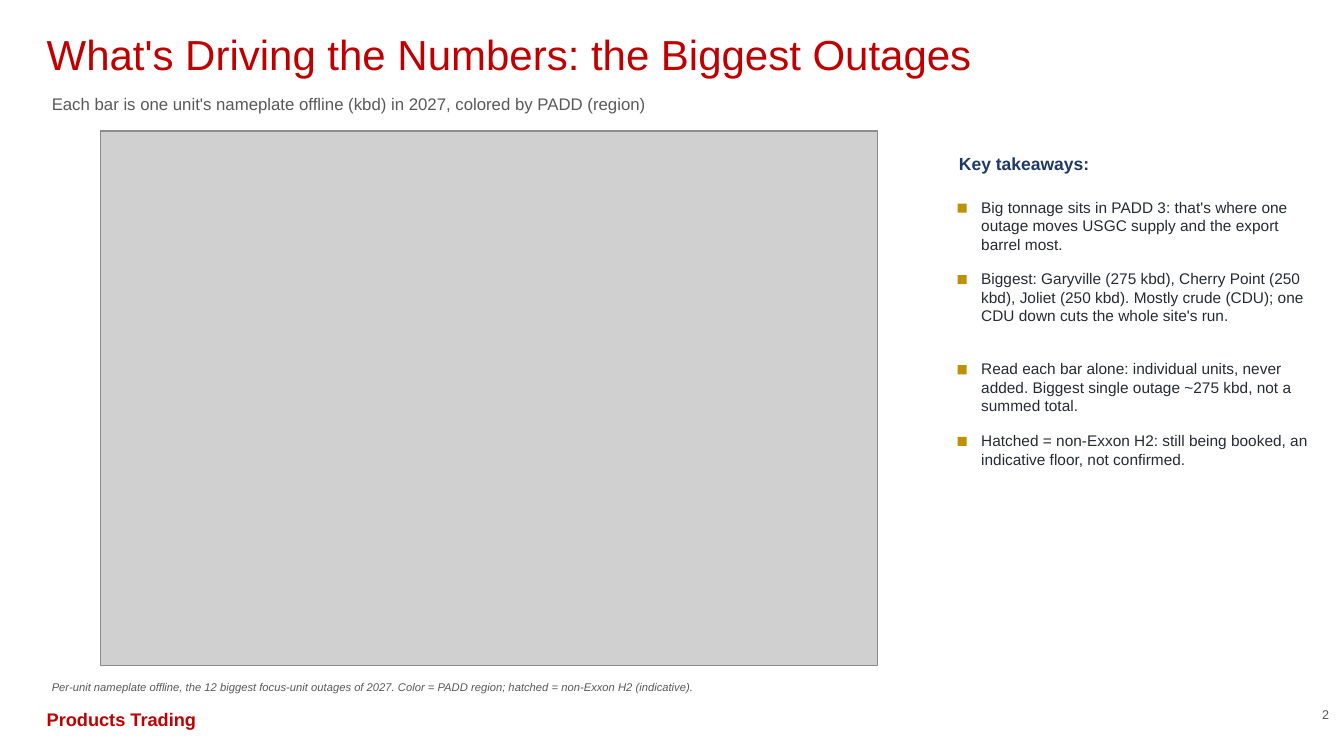
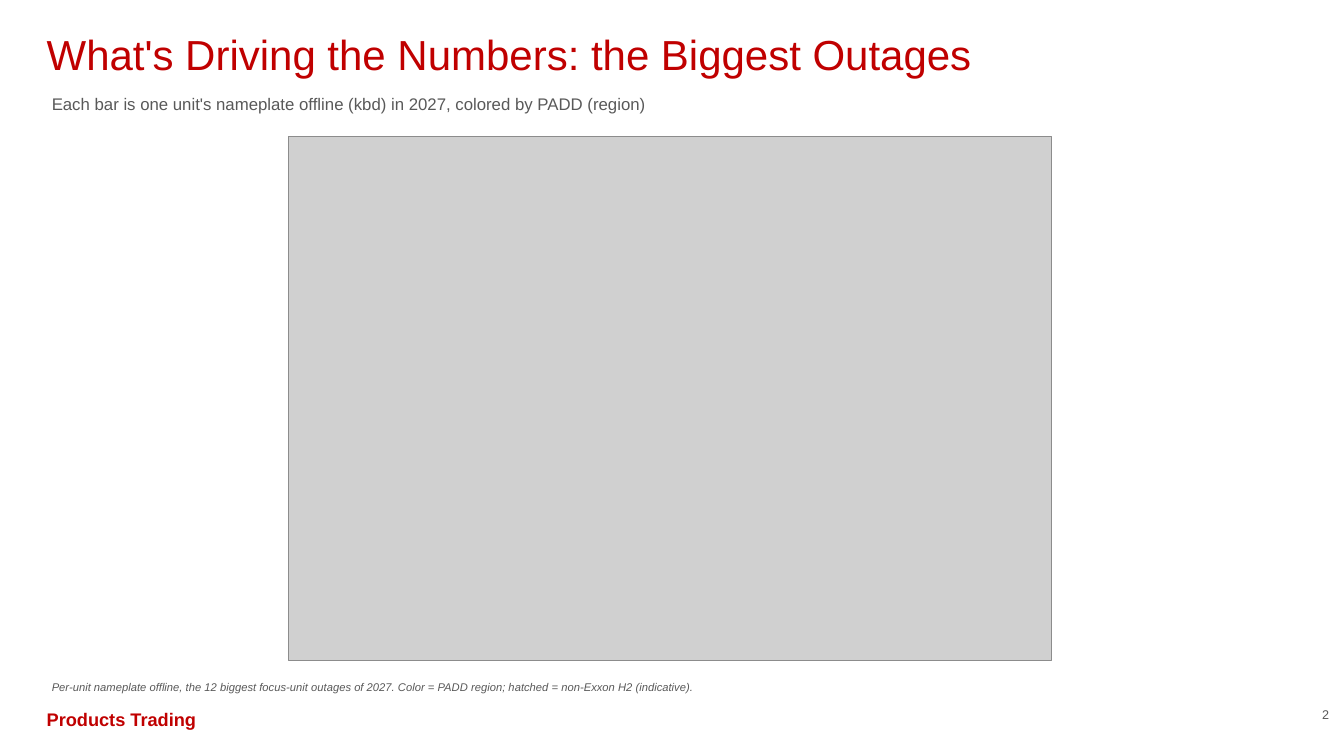
Before and after one commit to HoldenCole/Outages-script, a slide deck: slide 3 of output/outage_deck.pptx. Drawn at 1344x756 pixels with LibreOffice and Linux fonts; fonts in the diff are those of the drawing; grey boxes stand for pictures. Boxes give left, top, right and bottom in pixels: in the first picture for what was removed or moved away, otherwise in the second. Text is boxed around its words. In the diff, an @@ line names an element or a change of style, - is before the commit and + after.

```diff
--- a/output/outage_deck.pptx
+++ b/output/outage_deck.pptx
@@ picture: place and size @@
-picture at bbox=[101, 131, 878, 665]
+picture at bbox=[289, 136, 1053, 660]
@@ text removed at bbox=[959, 157, 1089, 174] @@
-Key takeaways:
@@ rectangle removed at bbox=[958, 204, 967, 213] @@
@@ text removed at bbox=[981, 202, 1288, 250] @@
-Big tonnage sits in PADD 3: that's where one outage moves USGC supply and the export barrel most.
@@ rectangle removed at bbox=[958, 275, 967, 284] @@
@@ text removed at bbox=[981, 273, 1304, 321] @@
-Biggest: Garyville (275 kbd), Cherry Point (250 kbd), Joliet (250 kbd). Mostly crude (CDU); one CDU down cuts the whole site's run.
@@ rectangle removed at bbox=[958, 365, 967, 374] @@
@@ text removed at bbox=[981, 363, 1292, 411] @@
-Read each bar alone: individual units, never added. Biggest single outage ~275 kbd, not a summed total.
@@ rectangle removed at bbox=[958, 437, 967, 446] @@
@@ text removed at bbox=[981, 435, 1307, 467] @@
-Hatched = non-Exxon H2: still being booked, an indicative floor, not confirmed.
```
Also in this commit, not shown: 5 other slides changed, 1 slide added, 1 slide removed, 7 other files.
